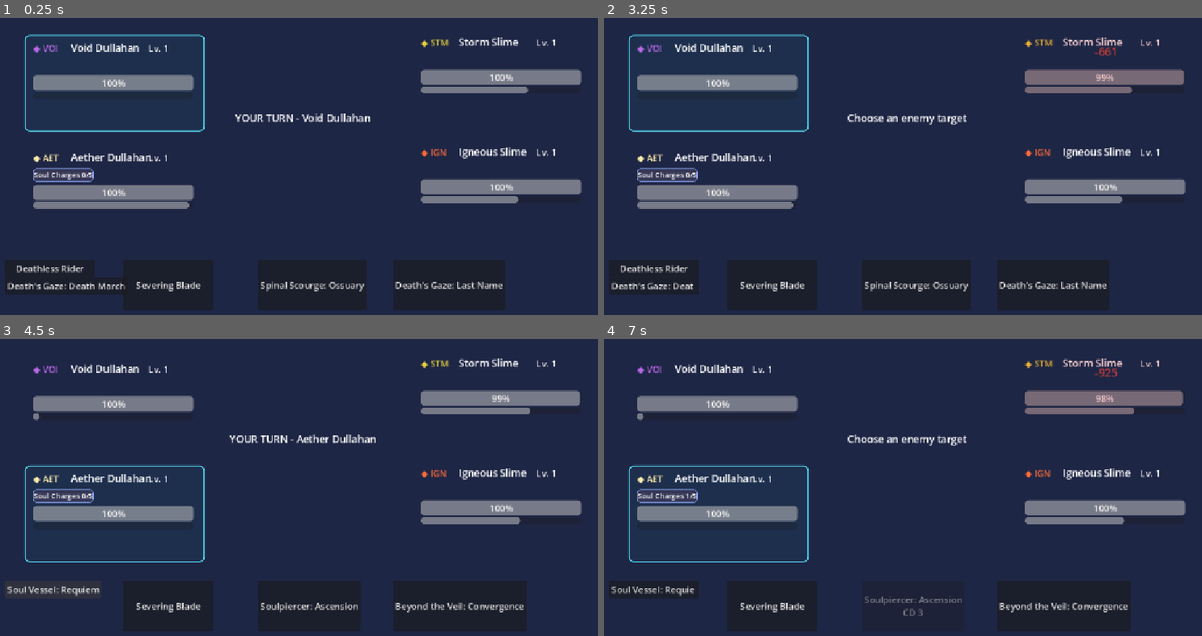
Above: before the commit, frames 1-4 (two rows, left to right).
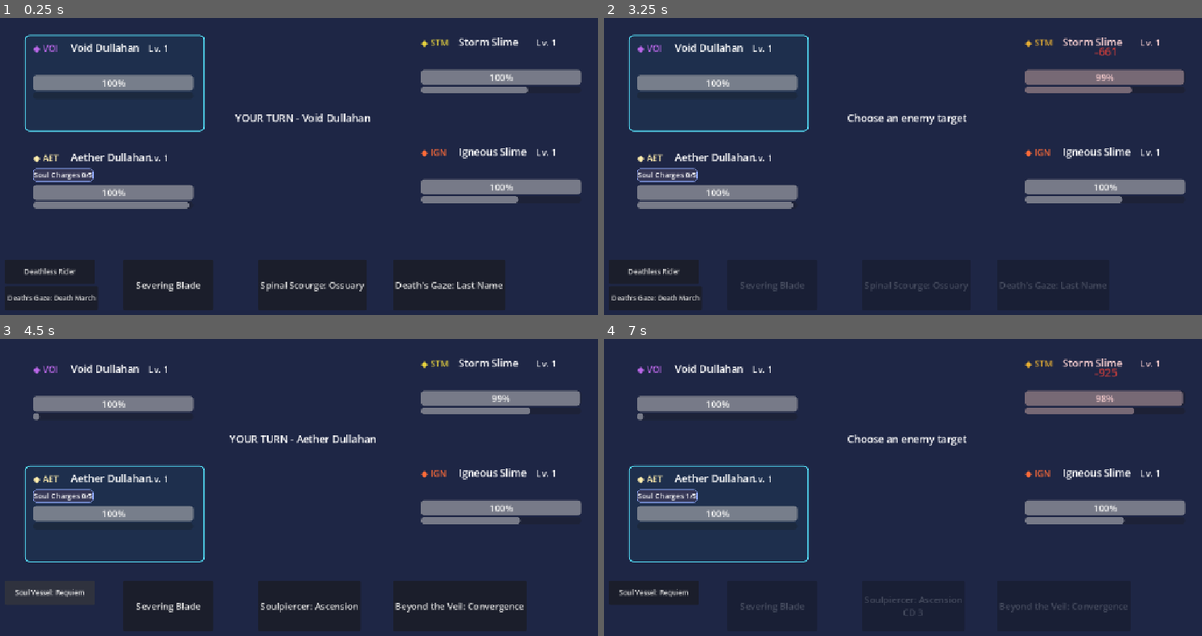
Above: after the commit, the same moments.

Repository: Akharyuu/monster-rpg
Game: Godot game, scene res://scenes/battle/battle_screen.tscn
Same seed, same stepped clock (60 frames per second), same inputs: the game is played once before the commit and once after it.
Inputs (mouse positions are in pixels of both pictures, inside the frame that each line leads up to):
- Up to frame 1 (0.25 s): no input
- Up to frame 2 (3.25 s): click "Deathless Rider" at 0.5 s; click "Death's Gaze: Death March" at 1.25 s; click "Severing Blade" at 2 s; click (1106, 77) at 2.77 s
- Up to frame 3 (4.5 s): click (310, 606) at 3.5 s, where only the run before the commit has a clickable "Spinal Scourge: Ossuary"; click "Soul Vessel: Requiem" at 4.25 s
- Up to frame 4 (7 s): click "Soulpiercer: Ascension" at 5 s; click "Beyond the Veil: Convergence" at 5.75 s; click (1106, 398) at 6.52 s

The runs differ from the first frame. In frame 1, 1.4% of the frame differs, in the area x 0-21%, y 83-99%; in frame 2, 1.9%, in the area x 0-85%, y 83-99%; in frame 3, 0.3%; in frame 4, 1.2%.

Commit message:
Dim unavailable skills and passives, and display passive cooldowns

Diff:
--- a/godot/scenes/battle/battle_screen.gd
+++ b/godot/scenes/battle/battle_screen.gd
@@ -655,6 +655,21 @@
     update_skill_buttons()
 
 
+func _set_action_button_state(
+    button: Button,
+    unavailable: bool,
+    interactive: bool = true
+) -> void:
+    # Informational passives keep mouse hover for their tooltips.
+    # Actionable skills/actions are also disabled when unavailable.
+    button.disabled = unavailable if interactive else false
+    button.modulate = (
+        Color(0.52, 0.55, 0.62, 1.0)
+        if unavailable
+        else Color.WHITE
+    )
+
+
 func update_skill_buttons() -> void:
     _update_passive_button()
 
@@ -673,15 +688,16 @@
         ):
             button.text = "-"
             button.set_tooltip_skill(null)
-            button.disabled = true
+            _set_action_button_state(button, true)
             continue
 
-        var skill = battle_controller.active_monster.get_skill(index + 1)
+        var active = battle_controller.active_monster
+        var skill = active.get_skill(index + 1)
 
         if skill == null:
             button.text = "-"
             button.set_tooltip_skill(null)
-            button.disabled = true
+            _set_action_button_state(button, true)
             continue
 
         button.text = skill.skill_name
@@ -692,15 +708,48 @@
                 skill.current_cooldown
             )
 
+        # Silence prevents active skills S2/S3, but S1 remains usable.
+        # Oblivion suppresses passives, not ordinary active skills.
         var blocked_by_silence: bool = (
-            battle_controller.active_monster.is_silenced()
+            active.is_silenced()
             and index > 0
         )
 
-        button.disabled = (
+        _set_action_button_state(
+            button,
             battle_finished
+            or action_in_progress
             or blocked_by_silence
             or not skill.is_available()
+        )
+
+
+func _layout_passive_buttons(visible_count: int) -> void:
+    var buttons := [
+        passive_button,
+        passive_button_2,
+        passive_button_3
+    ]
+
+    # Give each tooltip button room for an optional CD line.
+    # Three simultaneous buttons retain the compact layout.
+    var top_positions: Array[int] = [
+        515, 562, 577
+    ]
+    var bottom_positions: Array[int] = [
+        558, 605, 605
+    ]
+
+    if visible_count >= 3:
+        top_positions = [515, 546, 577]
+        bottom_positions = [543, 574, 605]
+
+    for index in range(visible_count):
+        buttons[index].offset_top = top_positions[index]
+        buttons[index].offset_bottom = bottom_positions[index]
+        buttons[index].add_theme_font_size_override(
+            "font_size",
+            12
         )
 
 
@@ -715,7 +764,7 @@
         button.text = "PASSIVE"
         button.set_tooltip_passive({})
         button.visible = false
-        button.disabled = false
+        _set_action_button_state(button, false, false)
 
     if (
         battle_controller.active_monster == null
@@ -732,22 +781,52 @@
         if not legacy.is_empty():
             passive_list = [legacy]
 
-    for index in range(
-        mini(buttons.size(), passive_list.size())
-    ):
+    var visible_count: int = mini(
+        buttons.size(),
+        passive_list.size()
+    )
+
+    for index in range(visible_count):
         var button = buttons[index]
         var passive_data: Dictionary = passive_list[index]
+        var cooldown_id: String = str(
+            passive_data.get("internal_cooldown_id", "")
+        )
+        var remaining_cd: int = 0
+
+        if not cooldown_id.is_empty():
+            remaining_cd = active.get_internal_cooldown(
+                cooldown_id
+            )
 
         button.visible = true
         button.text = str(
             passive_data.get("name", "PASSIVE")
         )
-        button.set_tooltip_passive(passive_data)
+
+        if remaining_cd > 0:
+            button.text += "\nCD %d" % remaining_cd
+
+        var tooltip_data: Dictionary = (
+            passive_data.duplicate(true)
+        )
+        tooltip_data["cooldown_remaining"] = remaining_cd
+        button.set_tooltip_passive(tooltip_data)
+
+        # Silence does not deactivate ordinary passives;
+        # Oblivion does. Passive cooldowns only block their
+        # cooldown-based effect, not their other effects.
+        _set_action_button_state(
+            button,
+            active.has_oblivion() or remaining_cd > 0,
+            false
+        )
 
     if (
         active.monster_id == "dullahan_aether"
         and active.resonance >= 2
         and active.get_combat_resource("soul_charges") >= 5
+        and visible_count < buttons.size()
     ):
         var has_revivable_ally := false
 
@@ -759,8 +838,8 @@
                 has_revivable_ally = true
                 break
 
-        if has_revivable_ally and passive_list.size() < buttons.size():
-            var action_button = buttons[passive_list.size()]
+        if has_revivable_ally:
+            var action_button = buttons[visible_count]
             var action_name: String = (
                 "Soul Recall: Convergence"
                 if active.resonance >= 5
@@ -780,10 +859,17 @@
 
             action_button.visible = true
             action_button.text = action_name
-            action_button.set_tooltip_passive(
-                action_data
-            )
-
+            action_button.set_tooltip_passive(action_data)
+            _set_action_button_state(
+                action_button,
+                battle_finished
+                or action_in_progress
+                or active.has_oblivion()
+                or active.is_silenced()
+            )
+            visible_count += 1
+
+    _layout_passive_buttons(visible_count)
 
 func _on_passive_button_2_pressed() -> void:
     if (
